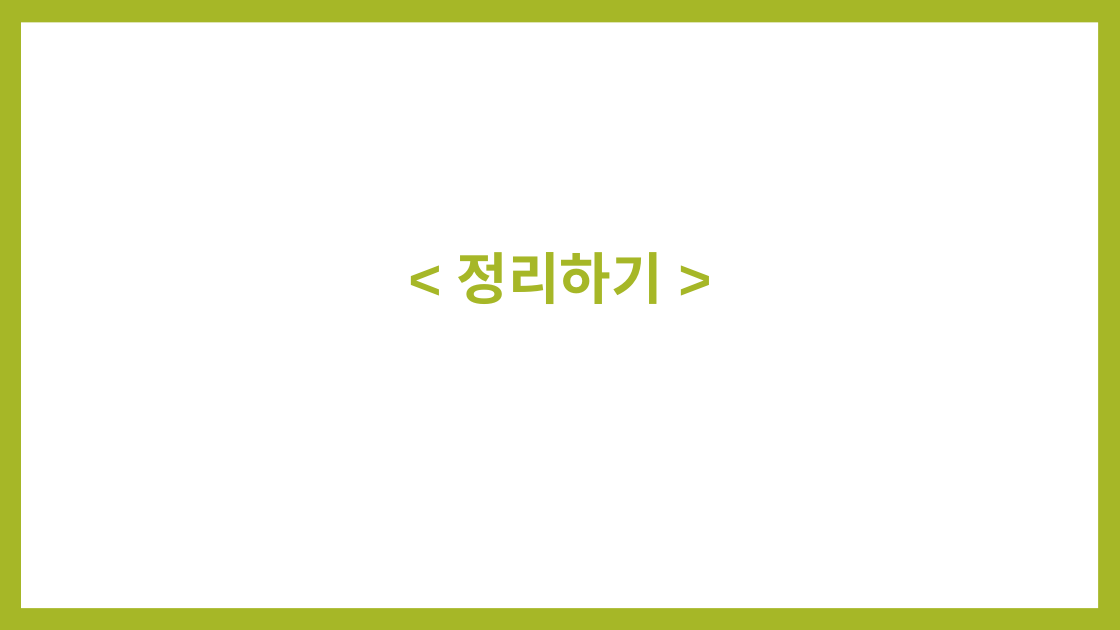
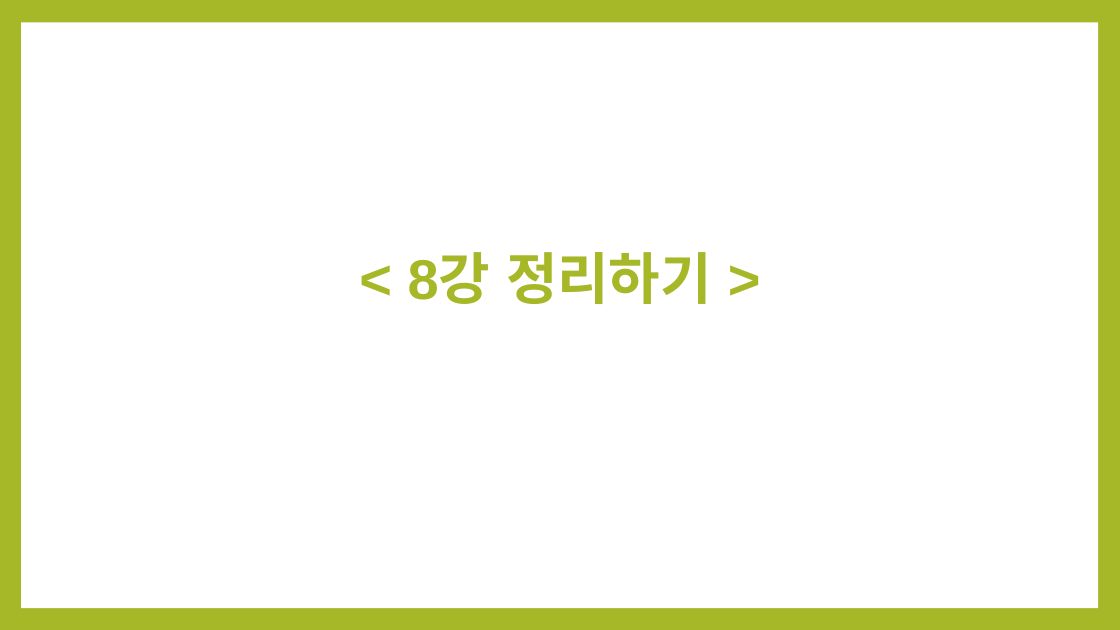
Before and after one commit to noheul1030/KOPO-Python-Vacation, a slide deck: slide 30 of Python과제/Python_8강.pptx. Drawn at 1120x630 pixels with LibreOffice and Linux fonts; fonts in the diff are those of the drawing. Boxes give left, top, right and bottom in pixels: in the first picture for what was removed or moved away, otherwise in the second. Text is boxed around its words. In the diff, an @@ line names an element or a change of style, - is before the commit and + after.

```diff
--- a/Python과제/Python_8강.pptx
+++ b/Python과제/Python_8강.pptx
@@ text at (408,252,712,304): text changed @@
-< 정리하기 >
+< 8강 정리하기 >
```
Also in this commit, not shown: 16 other slides changed, 6 slides added, 6 slides removed, 12 other files.
